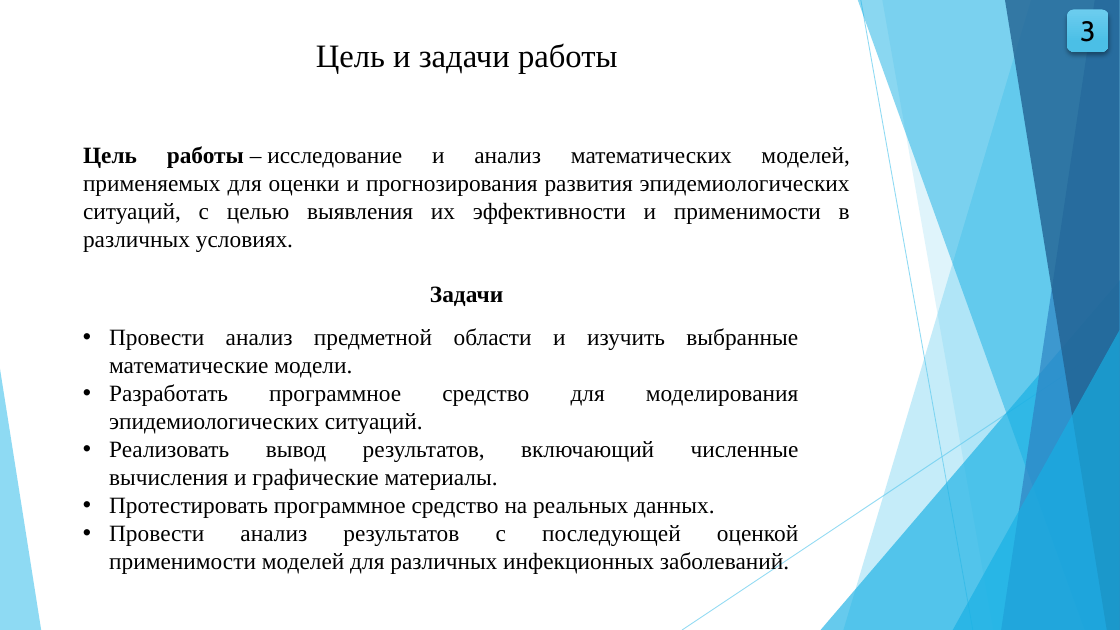
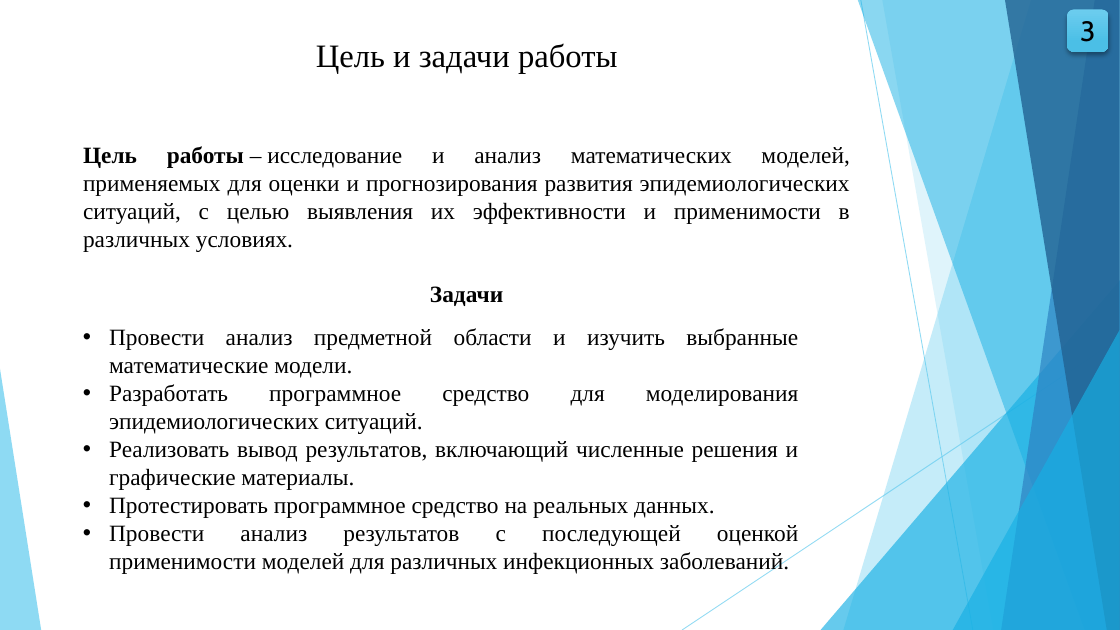
Before and after one commit to wolfufu/EpidemicModelsApp, a slide deck: slide 3 of VKR_Volkova_VMO41.pptx. Drawn at 1120x630 pixels with LibreOffice and Linux fonts; fonts in the diff are those of the drawing. Boxes give left, top, right and bottom in pixels: in the first picture for what was removed or moved away, otherwise in the second. Text is boxed around its words. In the diff, an @@ line names an element or a change of style, - is before the commit and + after.

```diff
--- a/VKR_Volkova_VMO41.pptx
+++ b/VKR_Volkova_VMO41.pptx
@@ text at (109,441,798,490): text changed @@
-• Реализовать вывод результатов, включающий численные вычисления и графические материалы.
+• Реализовать вывод результатов, включающий численные решения и графические материалы.
```
Also in this commit, not shown: 3 other slides changed, 9 other files.
